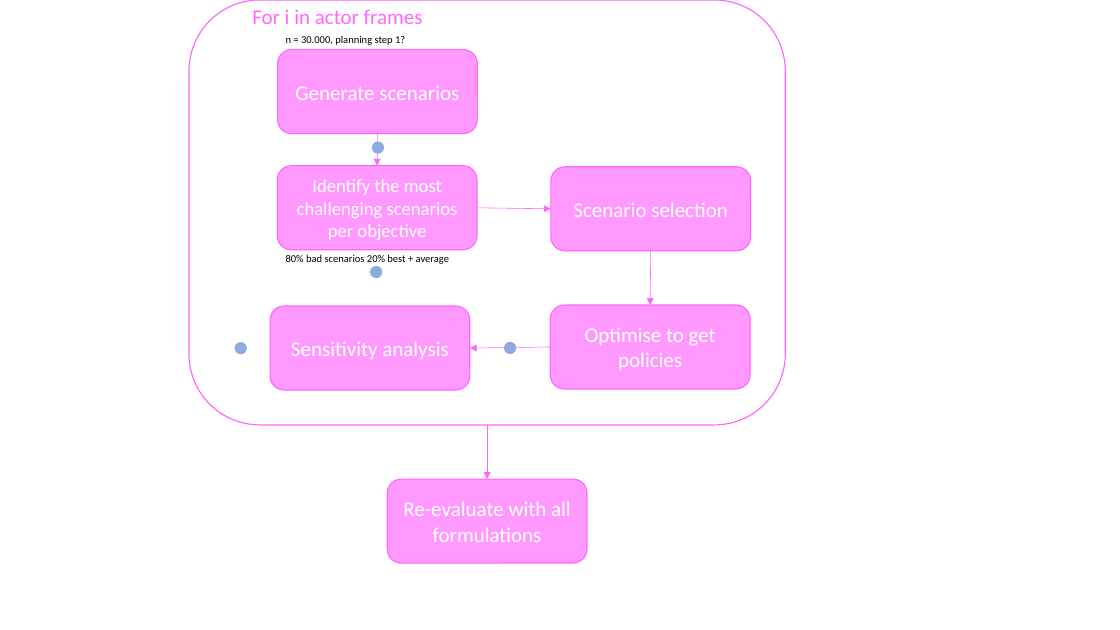
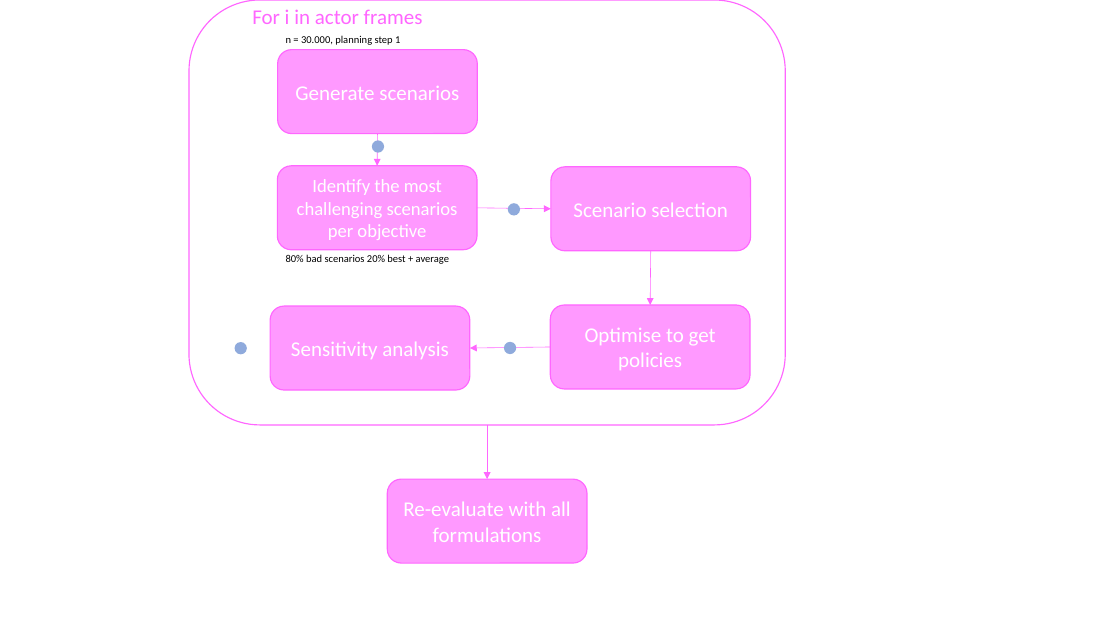
Before and after one commit to Lischip/FabiosDecisions, a slide deck: slide 5 of report/figures/methodology.pptx. Drawn at 1120x630 pixels with LibreOffice and Linux fonts; fonts in the diff are those of the drawing. Boxes give left, top, right and bottom in pixels: in the first picture for what was removed or moved away, otherwise in the second. Text is boxed around its words. In the diff, an @@ line names an element or a change of style, - is before the commit and + after.

```diff
--- a/report/figures/methodology.pptx
+++ b/report/figures/methodology.pptx
@@ text at [286,36,400,45]: text changed @@
-n = 30.000, planning step 1?
+n = 30.000, planning step 1
@@ ellipse: place and size @@
-ellipse at [370,266,382,278]
+ellipse at [507,203,520,216]
```
Also in this commit, not shown: 3 other files.
